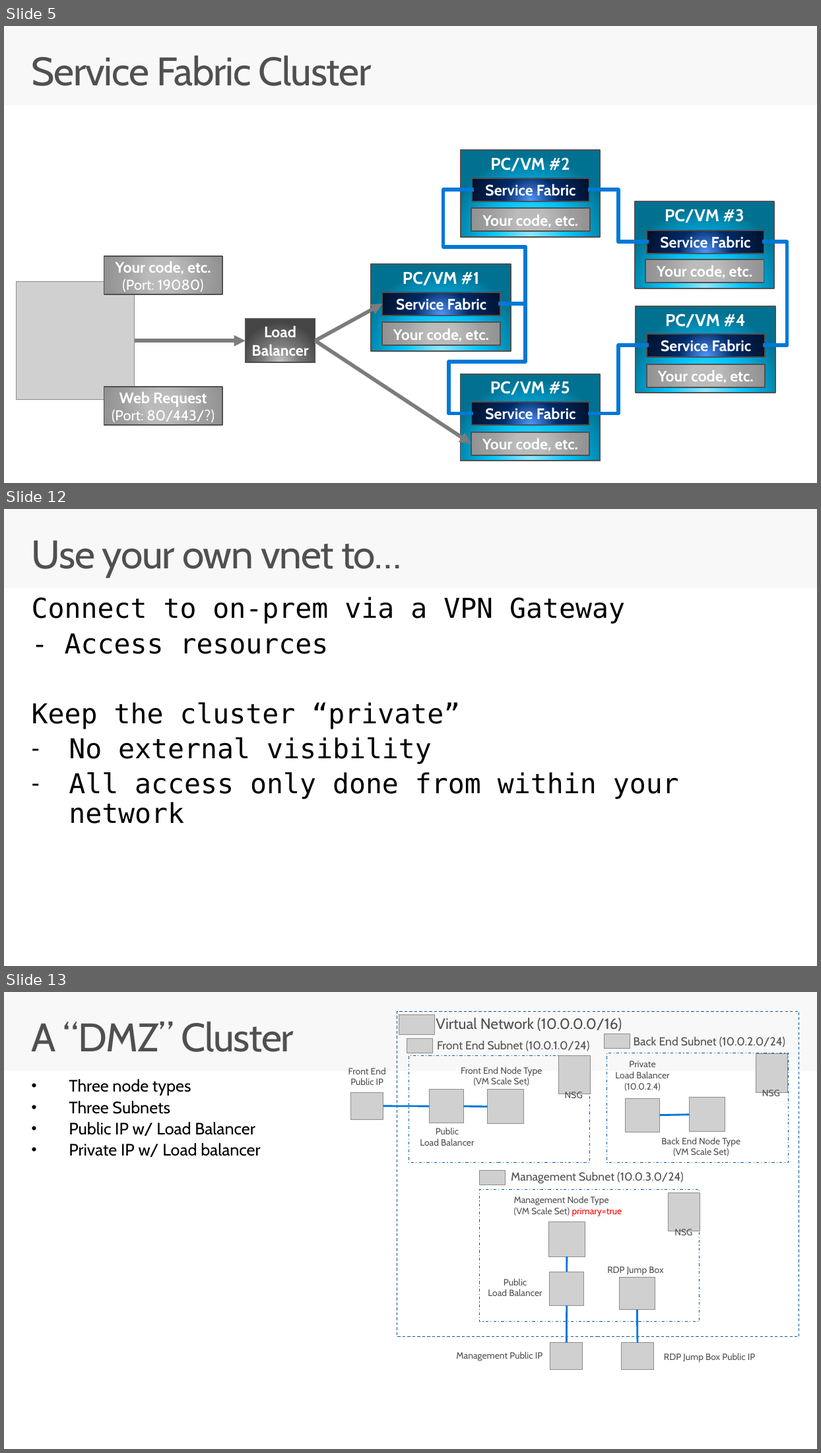
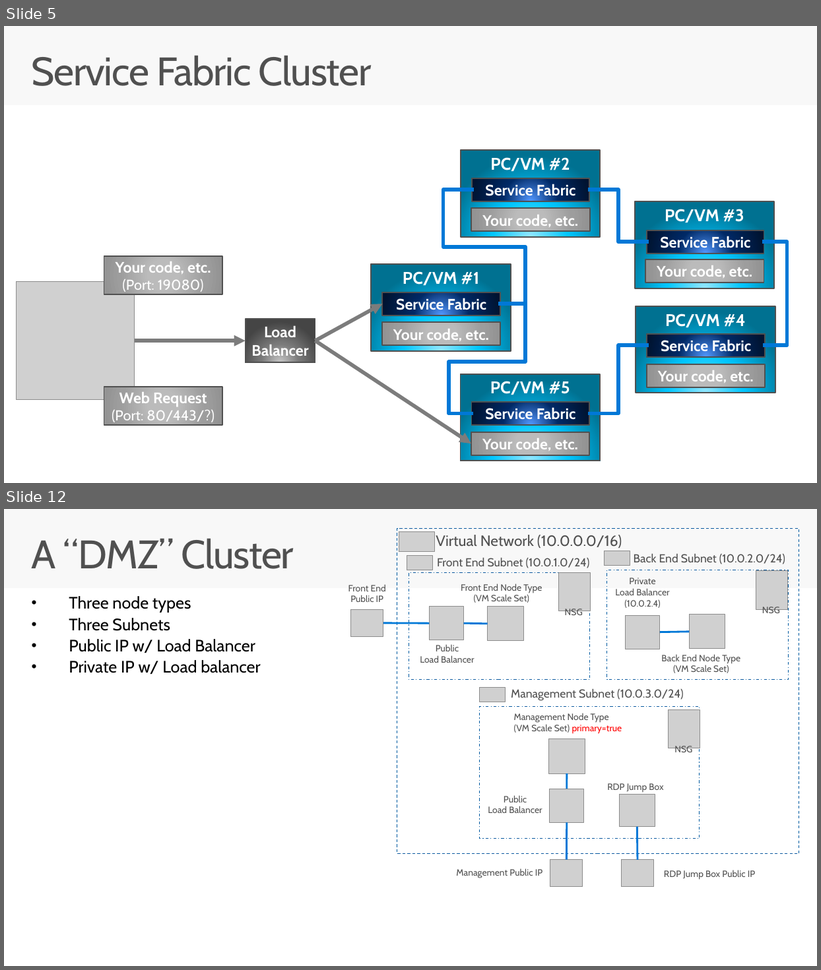
Before and after one commit to brentstineman/PersonalStuff, a slide deck: Presentations/Service Fabric/ServiceFabric - Real World.pptx. Shown one above the other, each under a label of ours: slides 5, 12 and 13 before the commit, slides 5 and 12 after it; the slides between them are not shown. The pictures are 821x1453 and 821x970 pixels, drawn with LibreOffice and Linux fonts; fonts in the diff are those of the drawing; grey boxes stand for pictures. Boxes give left, top, right and bottom in pixels: in the first picture for what was removed or moved away, otherwise in the second. Text is boxed around its words. In the diff, an @@ line names an element or a change of style, - is before the commit and + after.

```diff
--- a/Presentations/Service Fabric/ServiceFabric - Real World.pptx
+++ b/Presentations/Service Fabric/ServiceFabric - Real World.pptx
@@ slide 12 removed at [4, 509, 817, 966], background #F8F8F8; not listed: 1 template element that a slide beside it also shows @@
@@ title removed at [32, 540, 402, 577] @@
-Use your own vnet to…
@@ text removed at [32, 597, 679, 824] @@
-Connect to on-prem via a VPN Gateway
-- Access resources
-Keep the cluster “private”
-– No external visibility
-– All access only done from within your network
@@ what was slide 13 is now slide 12 @@
```
Also in this commit, not shown: 9 slides changed.
